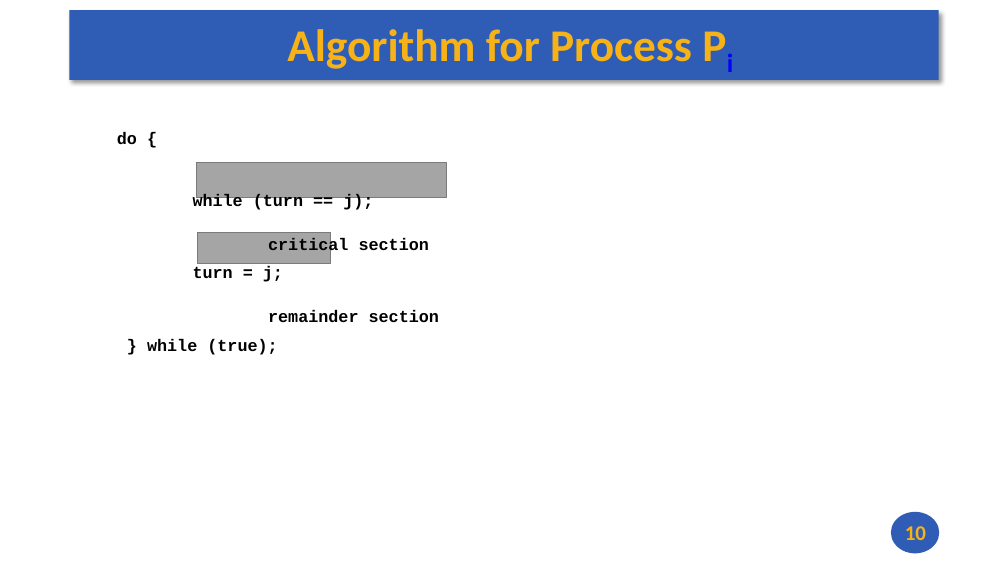
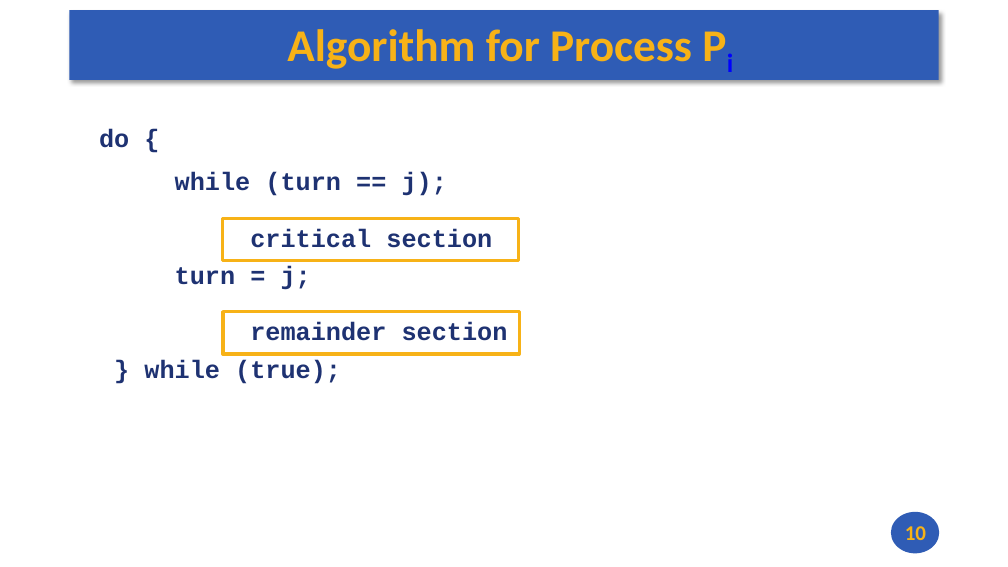
Before and after one commit to andrewt0301/hse-acos-course, a slide deck: slide 10 of docs/part2os/08_IPC/OS_Lecture_08.pptx. Drawn at 1008x567 pixels with LibreOffice and Linux fonts; fonts in the diff are those of the drawing. Boxes give left, top, right and bottom in pixels: in the first picture for what was removed or moved away, otherwise in the second. Text is boxed around its words. In the diff, an @@ line names an element or a change of style, - is before the commit and + after.

```diff
--- a/docs/part2os/08_IPC/OS_Lecture_08.pptx
+++ b/docs/part2os/08_IPC/OS_Lecture_08.pptx
@@ text "do {": place and size @@
-text "do {" at box(117, 132, 439, 355)
+text "do {" at box(99, 129, 508, 384)
@@ text "do {" at box(99, 129, 508, 384): size 16 to 24 pt, text colour #000000 to #1E3272 @@
@@ rectangle: place and size @@
-rectangle at box(198, 232, 330, 263)
+rectangle at box(223, 219, 519, 261)
@@ rectangle at box(223, 219, 519, 261): fill #A5A5A5 to none; outline #7A7A7A 0.85 pt to #F7B217 3 pt @@
@@ rectangle at box(223, 312, 520, 354): fill #A5A5A5 to none; outline #7A7A7A 0.85 pt to #F7B217 3 pt @@
@@ rectangle: place and size @@
-rectangle at box(196, 163, 446, 198)
+rectangle at box(223, 312, 520, 354)
```
Also in this commit, not shown: 10 other slides changed, 1 other file.
